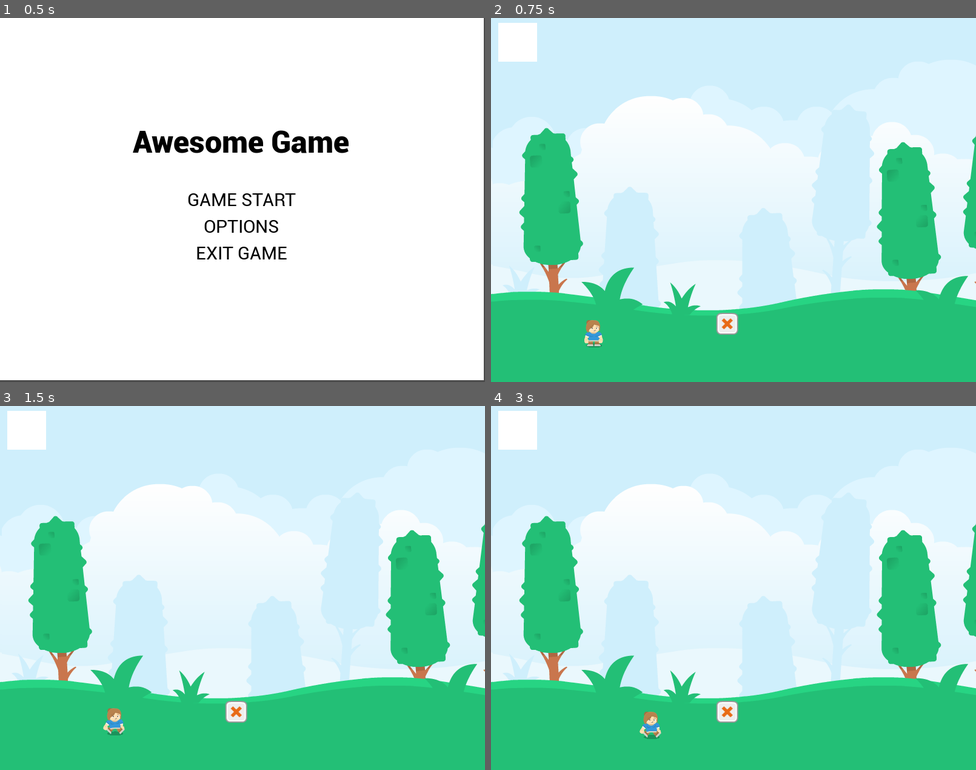
Above: before the commit, frames 1-4 (two rows, left to right).
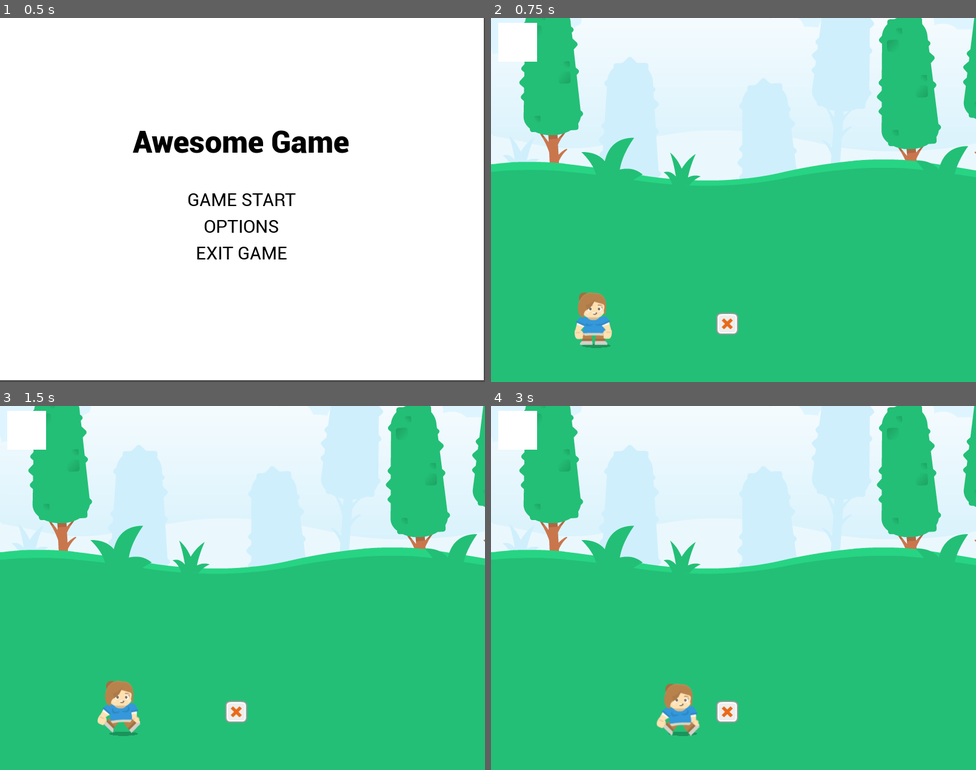
Above: after the commit, the same moments.

Repository: scottpetrovic/godot-starter-template
Game: Godot game, scene res://Scenes/MainMenu.tscn
Same seed, same stepped clock (60 frames per second), same inputs: the game is played once before the commit and once after it.
Inputs (mouse positions are in pixels of both pictures, inside the frame that each line leads up to):
- Up to frame 1 (0.5 s): no input
- Up to frame 2 (0.75 s): click "GAME START" at 0.5 s
- Up to frame 3 (1.5 s): tap Enter at 1.25 s; move the mouse to (349, 569) at 1.27 s; hold Right (ui_right) from 1.28 s (still down)
- Up to frame 4 (3 s): tap Space (player_jump) at 1.52, 2.27 s; move the mouse to (636, 606) at 2.02 s; release Right (ui_right) at 2.03 s; hold Down (ui_down) 2.03-2.78 s; move the mouse to (782, 507) at 2.77 s; hold Right (ui_right) from 2.78 s (still down)

Frame 1 is identical in both runs. In frame 2, 53% of the frame differs, in the area x 0-100%, y 0-91%; in frame 3, 53%; in frame 4, 53%, in the area x 0-100%, y 0-92%.

Commit message:
Make player larger and moveable area larger

Diff:
--- a/Scenes/LevelOne.tscn
+++ b/Scenes/LevelOne.tscn
@@ -16,18 +16,19 @@
 extents = Vector2( 21.7403, 20.8979 )
 
 [sub_resource type="RectangleShape2D" id=2]
-extents = Vector2( 14.452, 21.7673 )
+extents = Vector2( 27.7528, 42.4653 )
 
 [node name="LevelOne" type="Node2D"]
 script = ExtResource( 5 )
 
 [node name="Background" type="Node2D" parent="."]
+position = Vector2( 0, -213.816 )
 __meta__ = {
-"_edit_lock_": true
+"_edit_group_": true
 }
 
 [node name="background" type="Sprite" parent="Background"]
-position = Vector2( -0.786959, -176.916 )
+position = Vector2( -1.25888, -176.916 )
 texture = ExtResource( 8 )
 centered = false
 
@@ -37,7 +38,7 @@
 centered = false
 
 [node name="background4" type="Sprite" parent="Background"]
-position = Vector2( -1020.72, -177.916 )
+position = Vector2( -1021.47, -177.916 )
 texture = ExtResource( 8 )
 centered = false
 
@@ -137,25 +138,24 @@
 
 [node name="PlayerShadow" type="Sprite" parent="."]
 self_modulate = Color( 1, 1, 1, 0.231373 )
-position = Vector2( 156.771, 536.686 )
-scale = Vector2( 0.0514302, 0.0137439 )
+position = Vector2( 144.501, 535.742 )
+scale = Vector2( 0.0929091, 0.0137439 )
 texture = ExtResource( 11 )
 centered = false
 script = ExtResource( 10 )
 
 [node name="Player" type="KinematicBody2D" parent="."]
-position = Vector2( 168.918, 513.44 )
+position = Vector2( 167.974, 483.708 )
 script = ExtResource( 2 )
 __meta__ = {
 "_edit_group_": true
 }
 
 [node name="CollisionShape2D" type="CollisionShape2D" parent="Player"]
-position = Vector2( 0.5, 5.5 )
+position = Vector2( -0.443878, 12.1071 )
 shape = SubResource( 2 )
 
 [node name="AnimatedSprite" type="AnimatedSprite" parent="Player"]
-scale = Vector2( 0.5, 0.5 )
 frames = ExtResource( 7 )
 animation = "idle"
 playing = true
--- a/Scripts/CameraFollow.gd
+++ b/Scripts/CameraFollow.gd
@@ -14,10 +14,10 @@
 	cameraMinX = playerNode.position.x - (get_viewport().size.x/2)
 
 func _process(delta):
-	# if player is greater than 80% of the way to the end of the viwport...
+	# if player is greater than 50% of the way to the end of the viwport...
 	# we need to start moving the camera forward
 	# a value of 0 means we are right at 80%. -10 means we are 10 pixels to the left
-	var viewportMovePosition = self.position.x + (get_viewport().size.x*0.80)
+	var viewportMovePosition = self.position.x + (get_viewport().size.x*0.50)
 	var distanceToMoveCamera = playerNode.position.x - viewportMovePosition
 
 	# move the camera if we are at the right side of the viewport and need to scroll
--- a/Scripts/Player.gd
+++ b/Scripts/Player.gd
@@ -3,15 +3,15 @@
 
 # export health so UI can use it
 export var current_health = 3 # 3 hits and you are dead
-var move_speed = 100
+var move_speed = 150
 var isInvincible = false # you are for a small amount of time when you get hurt
 onready var rng = RandomNumberGenerator.new()
 var invincibleTime = 2.0
 
 # jumping variables
 export var isCurrentlyJumping = false
-var jump_max_velocity = 150 # tweak until it feels right (jump power)
-var jump_gravity = 250 # tweak until it feels right (downward force)
+var jump_max_velocity = 400 # tweak until it feels right (jump power)
+var jump_gravity = 550 # tweak until it feels right (downward force)
 var jump_current_velocity = 0
 export var jump_y_pos = 0 # where we started jumping at to know when we land
 
@@ -101,7 +101,7 @@
 	return false
 
 func blockUpInput():
-	if(position.y < 485 || isCurrentlyJumping == true): return true
+	if(position.y < 300 || isCurrentlyJumping == true): return true
 	return false
 
 func _physics_process(delta: float):
--- a/Scripts/PlayerShadow.gd
+++ b/Scripts/PlayerShadow.gd
@@ -6,8 +6,8 @@
 # var b = "text"
 
 onready var playerObject = get_parent().get_node("Player")
-var shadowXOffset = 12
-var shadowYOffset = 23; # change based on sprite.
+var shadowXOffset = 18
+var shadowYOffset = 53; # change based on sprite.
 
 func _process(delta):
 	# go underneath the player by default
